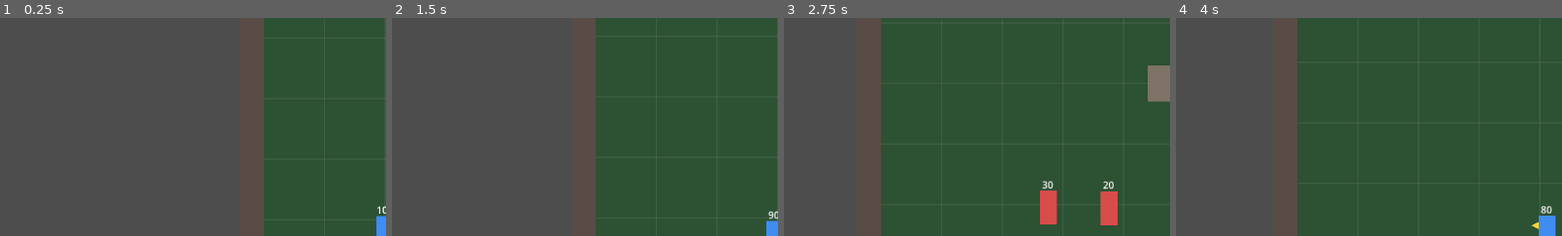
Above: before the commit, frames 1-4 (left to right).
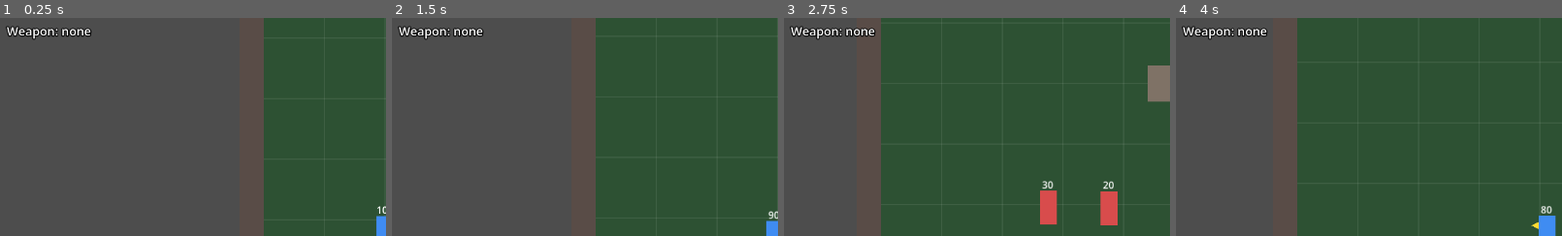
Above: after the commit, the same moments.

Repository: knc219-a11y/second-game
Game: Godot game, scene res://scenes/test_map.tscn
The game is run twice, just before and just after one commit, with the same random seed, the same clock (stepped at 60 frames per second) and the same inputs.
Inputs:
- Up to frame 1 (0.25 s): no input
- Up to frame 2 (1.5 s): hold Right (move_right) 0.53-1.28 s; tap X (attack) at 0.6, 1.35 s; hold Down (move_down) from 1.28 s (still down)
- Up to frame 3 (2.75 s): release Down (move_down) at 2.03 s; hold Right (move_right) from 2.03 s (still down); tap Space (roll) at 2.1 s; tap X (attack) at 2.3 s
- Up to frame 4 (4 s): release Right (move_right) at 2.78 s; hold Up (move_up) 2.78-3.53 s; tap X (attack) at 2.85, 3.6 s; hold Left (move_left) from 3.53 s (still down)
The pictures show only the part of the screen within x 0-50%, y 1-51%; the shares and areas given below are measured in that part.

The runs differ from the first frame. In frame 1, 0.7% of the frame differs, in the area x 1-24%, y 3-11%; in frame 2, 0.7%; in frame 3, 0.7%; in frame 4, 0.7%.

Commit message:
Loot: enemies sometimes drop a weapon that boosts basic attack damage
Enemy death has a 35% chance (drop_chance) to drop scenes/loot.tscn, a
placeholder sword, unless the Player already owns the weapon. Walking over
it (Player Hurtbox enters the Area2D) calls Player.equip_weapon(): every
combo hit deals +10 (enemy 30 HP: 3 hits -> 2), the swing arc turns cyan
and a top-left label shows 'Weapon: Iron Sword (+10 damage)'. R restart
reloads the scene, so the run starts unarmed again.

Co-Authored-By: Claude Opus 5.5 (1M context) <noreply@anthropic.com>
Claude-Session: https://claude.ai/code/session_01DkoeEooWoz8bBbCswVF1ph

Diff:
--- /dev/null
+++ b/scenes/loot.tscn
@@ -0,0 +1,32 @@
+[gd_scene load_steps=3 format=3]
+
+[ext_resource type="Script" path="res://scripts/loot.gd" id="1"]
+
+[sub_resource type="RectangleShape2D" id="RectangleShape2D_pickup"]
+size = Vector2(32, 32)
+
+[node name="Loot" type="Area2D"]
+collision_layer = 0
+collision_mask = 4
+monitorable = false
+script = ExtResource("1")
+
+[node name="CollisionShape2D" type="CollisionShape2D" parent="."]
+position = Vector2(0, -14)
+shape = SubResource("RectangleShape2D_pickup")
+
+[node name="Visual" type="Node2D" parent="."]
+position = Vector2(0, -2)
+scale = Vector2(1.6, 1.6)
+
+[node name="Glow" type="Polygon2D" parent="Visual"]
+color = Color(1, 0.85, 0.2, 0.35)
+polygon = PackedVector2Array(-16, -10, 0, -22, 16, -10, 0, 2)
+
+[node name="Sword" type="Polygon2D" parent="Visual"]
+color = Color(0.55, 0.95, 1, 1)
+polygon = PackedVector2Array(-10, -2, 8, -20, 11, -17, -7, 1)
+
+[node name="Hilt" type="Polygon2D" parent="Visual"]
+color = Color(1, 0.85, 0.2, 1)
+polygon = PackedVector2Array(-12, -8, -4, 0, -6, 2, -14, -6)
--- a/scenes/player.tscn
+++ b/scenes/player.tscn
@@ -81,6 +81,18 @@
 horizontal_alignment = 1
 vertical_alignment = 1
 
+[node name="Hud" type="CanvasLayer" parent="."]
+
+[node name="WeaponLabel" type="Label" parent="Hud"]
+offset_left = 16.0
+offset_top = 12.0
+offset_right = 416.0
+offset_bottom = 40.0
+theme_override_constants/outline_size = 6
+theme_override_colors/font_outline_color = Color(0, 0, 0, 1)
+theme_override_font_sizes/font_size = 20
+text = "Weapon: none"
+
 [node name="Camera2D" type="Camera2D" parent="."]
 position = Vector2(0, -28)
 position_smoothing_enabled = true
--- a/scripts/enemy.gd
+++ b/scripts/enemy.gd
@@ -38,6 +38,10 @@
 # Telegraph during STARTUP: body turns this color and the danger zone (the real
 # Hitbox area) is shown, so the Player can read the swing and step out.
 @export var telegraph_color: Color = Color(1, 0.8, 0.2, 1)
+# On death, chance (0..1) to drop the Player's weapon where it fell. No drop once
+# the Player already has it (there is only one weapon).
+@export var drop_chance: float = 0.35
+@export var loot_scene: PackedScene = preload("res://scenes/loot.tscn")
 
 enum AttackPhase { NONE, STARTUP, ACTIVE, RECOVERY }
 
@@ -244,6 +248,7 @@
 	hp_label.text = str(hp)
 	print("%s HP: %d" % [name, hp])
 	if hp <= 0:
+		_try_drop_loot()
 		queue_free()
 		return
 
@@ -257,3 +262,18 @@
 		knockback_dir = direction
 		knockback_time_left = knockback_duration
 		knockback_push = knockback_distance * knockback_scale
+
+
+func _try_drop_loot() -> void:
+	if not is_instance_valid(player) or player.get("has_weapon") == true:
+		return
+	if randf() >= drop_chance:
+		return
+	var loot := loot_scene.instantiate()
+	loot.position = global_position
+	# Next to the Player in the scene (not under Enemies, which the map counts),
+	# drawn just below it so the Player walks over the drop.
+	var parent := player.get_parent()
+	parent.add_child.call_deferred(loot)
+	parent.move_child.call_deferred(loot, player.get_index())
+	print("%s dropped loot" % name)
--- /dev/null
+++ b/scripts/loot.gd
@@ -0,0 +1,15 @@
+extends Area2D
+
+# Placeholder weapon drop. Walking over it (the Player's Hurtbox entering this
+# area) equips the one hardcoded weapon and removes the drop.
+
+
+func _ready() -> void:
+	area_entered.connect(_on_area_entered)
+
+
+func _on_area_entered(area: Area2D) -> void:
+	var target := area.get_parent()
+	if target.has_method("equip_weapon"):
+		target.equip_weapon()
+		queue_free()
--- a/scripts/player.gd
+++ b/scripts/player.gd
@@ -36,6 +36,13 @@
 @export var roll_duration: float = 0.22
 @export var roll_invincible: float = 0.18
 @export var roll_cooldown: float = 0.6
+# The one weapon an enemy can drop (scenes/loot.tscn). Walking over the drop
+# equips it for the rest of the run: every combo hit deals weapon_damage_bonus
+# more (enemy 30 HP: 3 hits -> 2) and the swing arc takes weapon_arc_color.
+# R restart reloads the scene, so it starts unarmed again.
+@export var weapon_name: String = "Iron Sword"
+@export var weapon_damage_bonus: int = 10
+@export var weapon_arc_color: Color = Color(0.55, 0.95, 1, 1)
 # A roll passes through enemy bodies (physics layer "enemy_body"); walls still
 # block it. Both ways are turned off: the Player ignores enemies, and its body
 # leaves "world" so chasing enemies don't get shoved ahead of the roll. If the
@@ -68,12 +75,13 @@
 var hurt_knockback_left: float = 0.0
 # True from a roll start until the Player's feet are clear of every enemy body.
 var passing_enemies: bool = false
+var has_weapon: bool = false
 
 @onready var visual: Node2D = $Visual
 @onready var feet: CollisionShape2D = $CollisionShape2D
 # Placeholder attack visual. Its direction is locked to facing when the attack starts.
 @onready var attack_pivot: Node2D = $AttackPivot
-@onready var attack_arc: Node2D = $AttackPivot/AttackArc
+@onready var attack_arc: Polygon2D = $AttackPivot/AttackArc
 # Monitoring is on only during ACTIVE.
 @onready var hitbox: Area2D = $AttackPivot/Hitbox
 @onready var body: Polygon2D = $Visual/Body
@@ -82,6 +90,8 @@
 @onready var hp_label: Label = $HpLabel
 # Placeholder "Game Over" text, shown on death.
 @onready var game_over: CanvasLayer = $GameOver
+# Placeholder readout of the equipped weapon (top-left of the screen).
+@onready var weapon_label: Label = $Hud/WeaponLabel
 
 
 func _ready() -> void:
@@ -249,11 +259,25 @@
 			continue
 		hit_targets.append(target)
 		# Knock back along the facing locked at attack start, not the current facing.
-		target.take_damage(combo_damage[combo_index], int(attack_pivot.scale.x), combo_knockback_scale[combo_index])
+		target.take_damage(_hit_damage(), int(attack_pivot.scale.x), combo_knockback_scale[combo_index])
 		landed = true
 	# One hitstop per frame no matter how many enemies were hit together.
 	if landed:
 		_start_hitstop(combo_hitstop[combo_index])
+
+
+func _hit_damage() -> int:
+	return combo_damage[combo_index] + (weapon_damage_bonus if has_weapon else 0)
+
+
+func equip_weapon() -> void:
+	# Only one weapon exists; a second drop is just picked up and gone.
+	if has_weapon or is_dead:
+		return
+	has_weapon = true
+	print("Picked up %s (+%d damage)" % [weapon_name, weapon_damage_bonus])
+	weapon_label.text = "Weapon: %s (+%d damage)" % [weapon_name, weapon_damage_bonus]
+	attack_arc.color = weapon_arc_color
 
 
 func _start_hitstop(duration: float) -> void:
Not shown, added: scripts/loot.gd.uid
